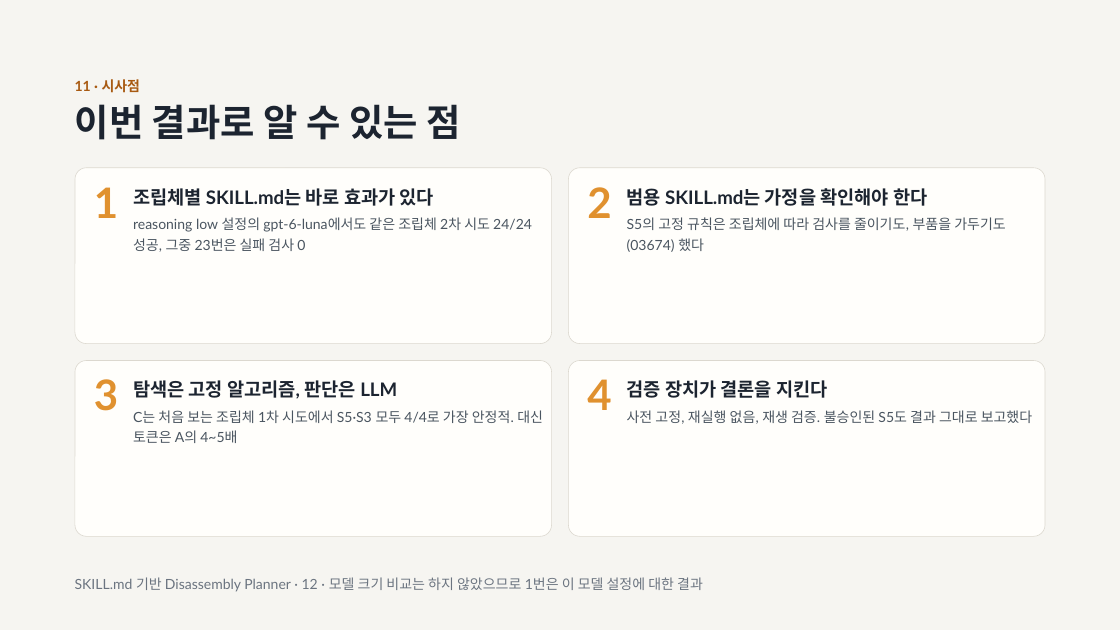
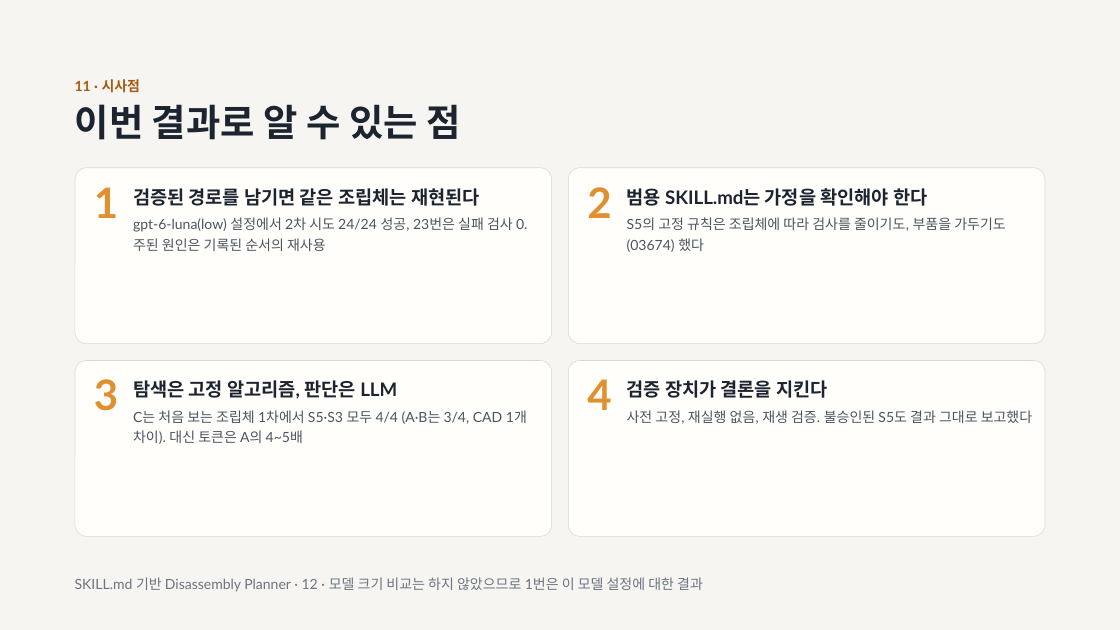
Before and after one commit to papuagigi/disassembly-planner-research, a slide deck: slide 12 of results/repair_v7_3/presentation/v7.3_발표자료.pptx. Drawn at 1120x630 pixels with LibreOffice and Linux fonts; fonts in the diff are those of the drawing. Boxes give left, top, right and bottom in pixels: in the first picture for what was removed or moved away, otherwise in the second. Text is boxed around its words. In the diff, an @@ line names an element or a change of style, - is before the commit and + after.

```diff
--- a/results/repair_v7_3/presentation/v7.3_발표자료.pptx
+++ b/results/repair_v7_3/presentation/v7.3_발표자료.pptx
@@ text at bbox=[133, 188, 480, 206]: text changed @@
-조립체별 SKILL.md는 바로 효과가 있다
+검증된 경로를 남기면 같은 조립체는 재현된다
@@ text at bbox=[133, 217, 527, 251]: text changed @@
-reasoning low 설정의 gpt-6-luna에서도 같은 조립체 2차 시도 24/24 성공, 그중 23번은 실패 검사 0
+gpt-6-luna(low) 설정에서 2차 시도 24/24 성공, 23번은 실패 검사 0. 주된 원인은 기록된 순서의 재사용
@@ text at bbox=[133, 410, 527, 444]: text changed @@
-C는 처음 보는 조립체 1차 시도에서 S5·S3 모두 4/4로 가장 안정적. 대신 토큰은 A의 4~5배
+C는 처음 보는 조립체 1차에서 S5·S3 모두 4/4 (A·B는 3/4, CAD 1개 차이). 대신 토큰은 A의 4~5배
```
Also in this commit, not shown: 9 other slides changed, 10 other files.
